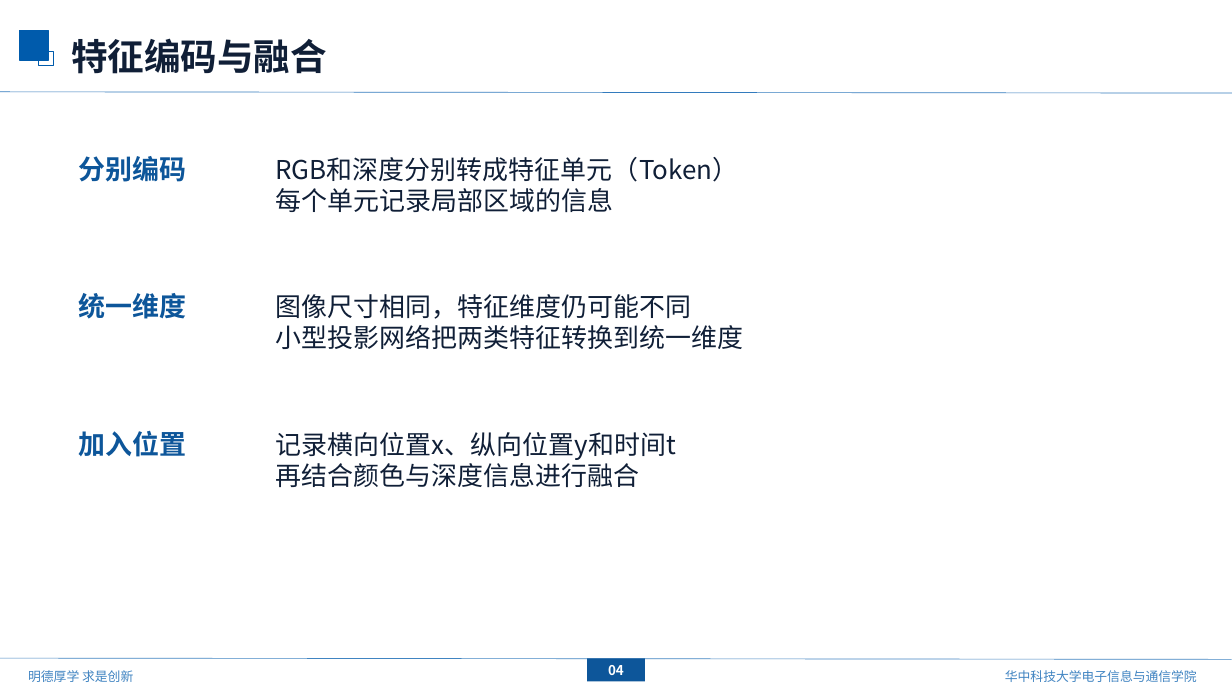
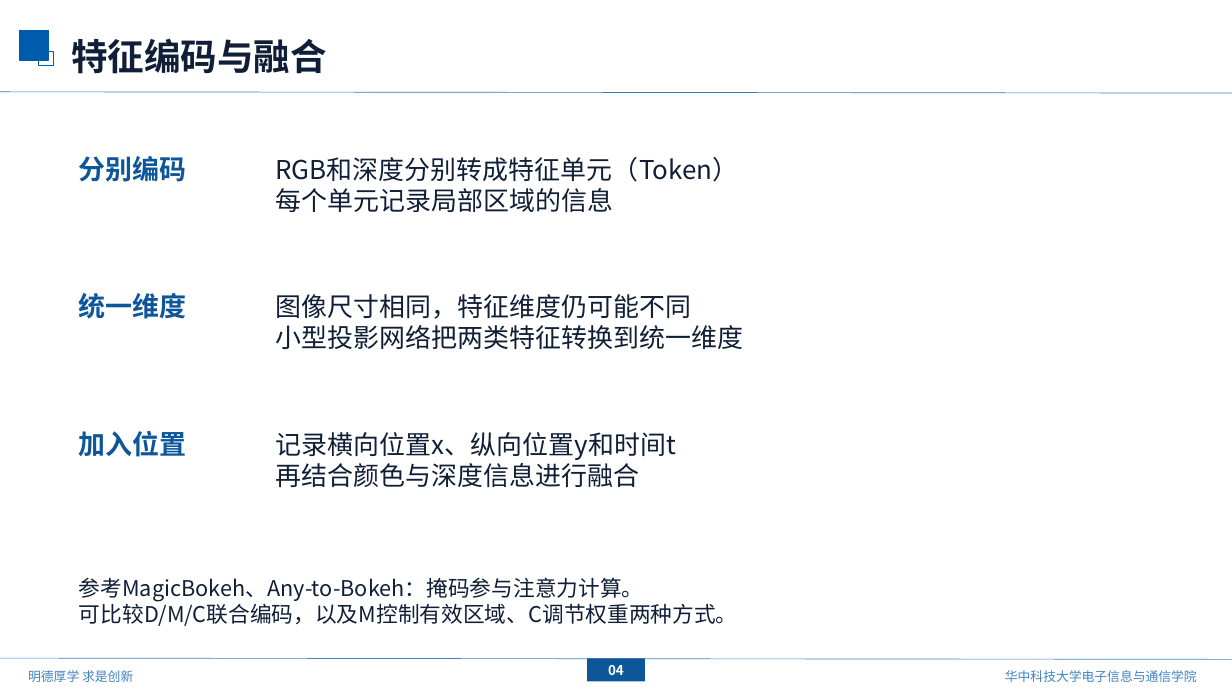
Before and after one commit to mengmcy1/OPPO-depth-guided-video-bokeh, a slide deck: slide 5 of 汇报/2026-09-20_深度引导的视频虚化/深度引导的视频虚化_技术路线_0920.pptx. Drawn at 1232x693 pixels with LibreOffice and Linux fonts; fonts in the diff are those of the drawing; background and template pictures are left out. Boxes give left, top, right and bottom in pixels: in the first picture for what was removed or moved away, otherwise in the second. Text is boxed around its words. In the diff, an @@ line names an element or a change of style, - is before the commit and + after.

```diff
--- a/汇报/2026-09-20_深度引导的视频虚化/深度引导的视频虚化_技术路线_0920.pptx
+++ b/汇报/2026-09-20_深度引导的视频虚化/深度引导的视频虚化_技术路线_0920.pptx
@@ text added at [79, 577, 738, 626], 16.9 pt, text #101F37 @@
+参考MagicBokeh、Any-to-Bokeh：掩码参与注意力计算。
+可比较D/M/C联合编码，以及M控制有效区域、C调节权重两种方式。
```
Also in this commit, not shown: 5 other slides changed, 1 slide added, 3 other files.
